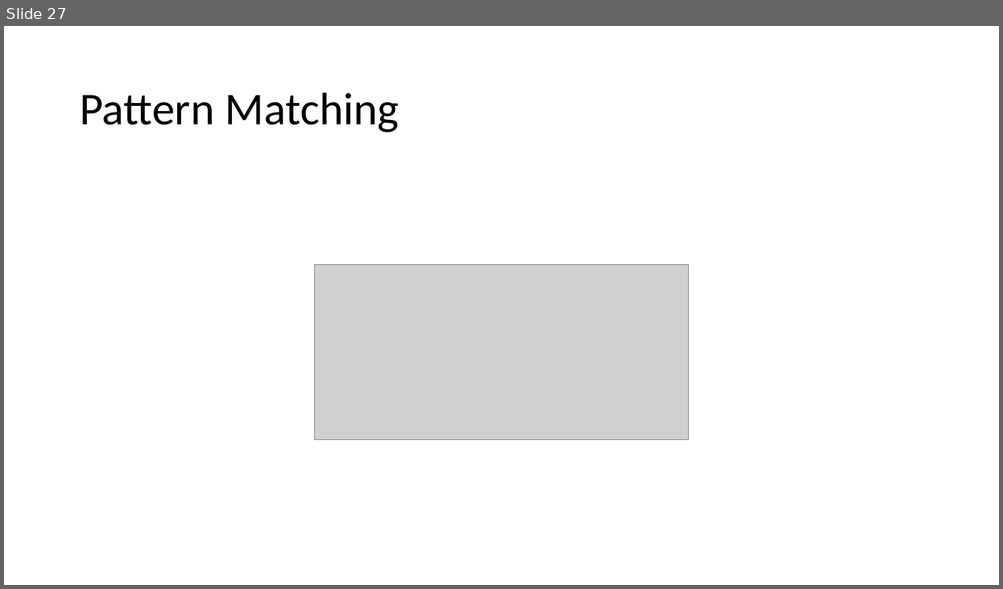
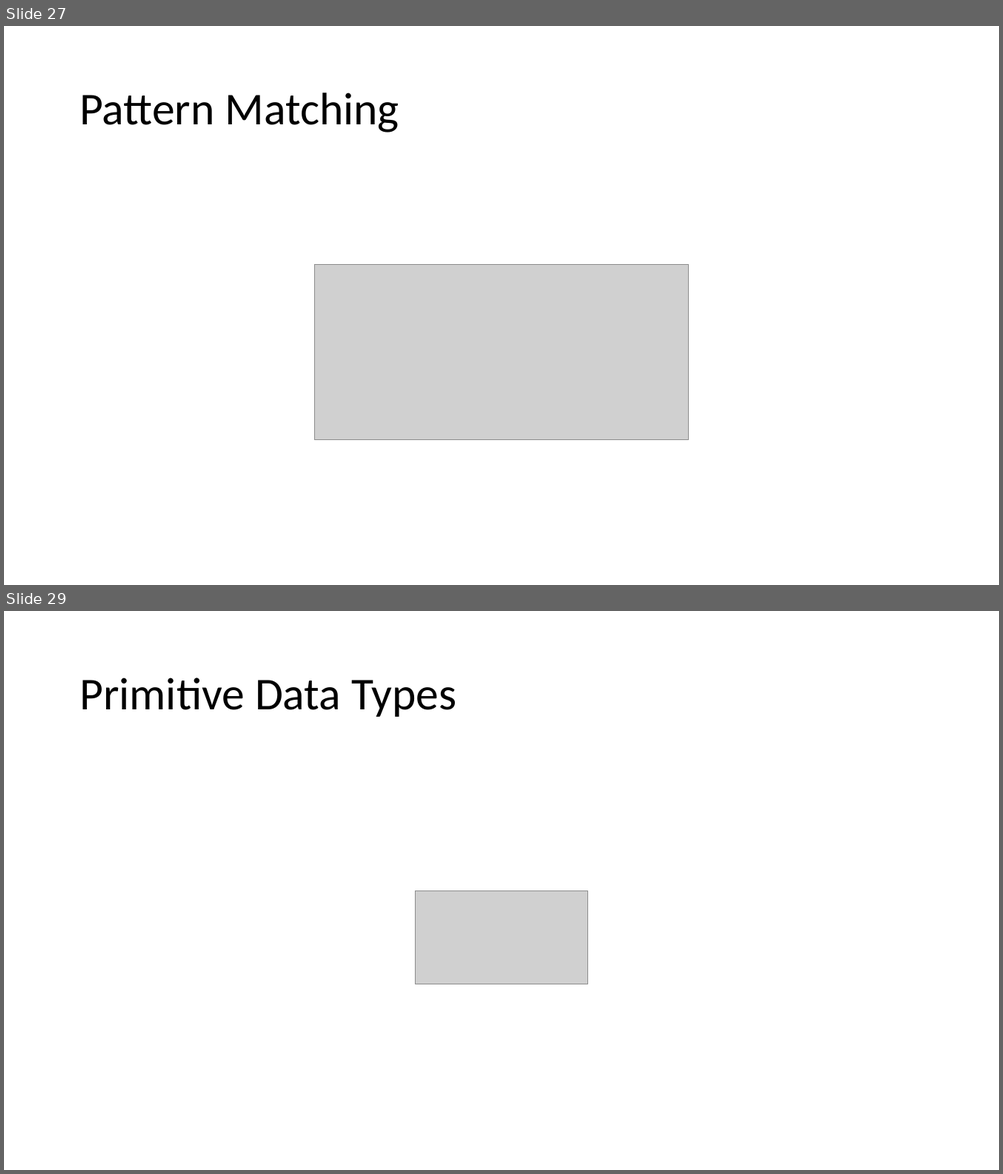
Before and after one commit to KeaganErasmus/BCDEJava, a slide deck: Assessment1_Presentation.pptx. Shown one above the other, each under a label of ours: slide 27 before the commit, slides 27 and 29 after it; the slides between them are not shown. The pictures are 1003x589 and 1003x1174 pixels, drawn with LibreOffice and Linux fonts; fonts in the diff are those of the drawing; grey boxes stand for pictures. Boxes give left, top, right and bottom in pixels: in the first picture for what was removed or moved away, otherwise in the second. Text is boxed around its words. In the diff, an @@ line names an element or a change of style, - is before the commit and + after.

```diff
--- a/Assessment1_Presentation.pptx
+++ b/Assessment1_Presentation.pptx
@@ slide 29 added at bbox=[4, 611, 999, 1170], background #FFFFFF @@
@@ title added at bbox=[79, 678, 456, 717], 44 pt, text #000000 @@
+Primitive Data Types
@@ picture added at bbox=[415, 891, 587, 984] @@
```
Also in this commit, not shown: 26 other slides added, 9 other files.
